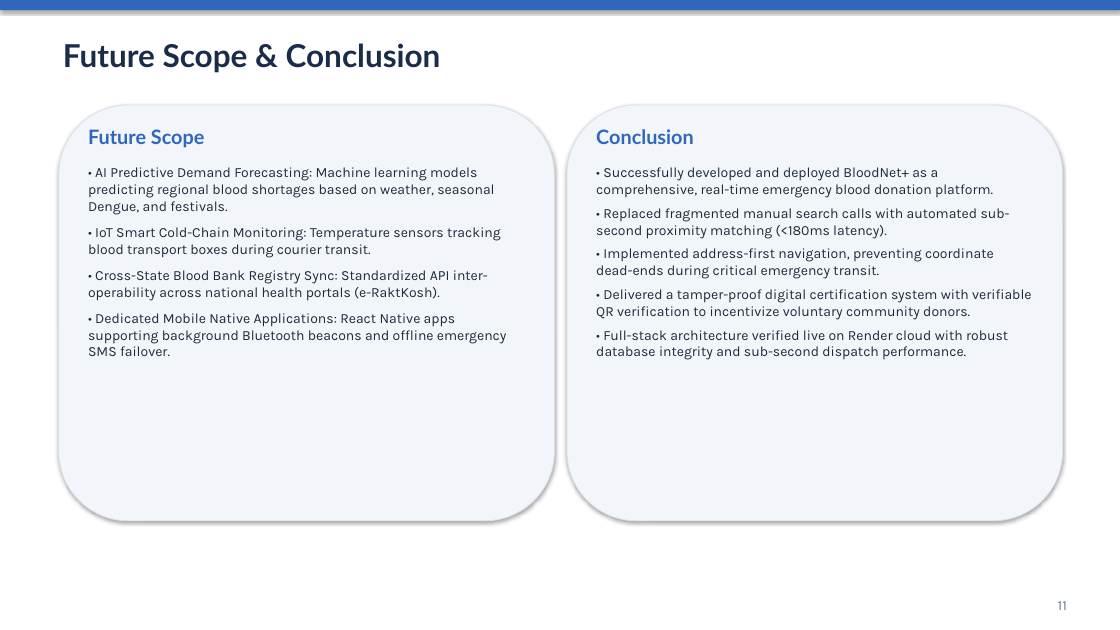
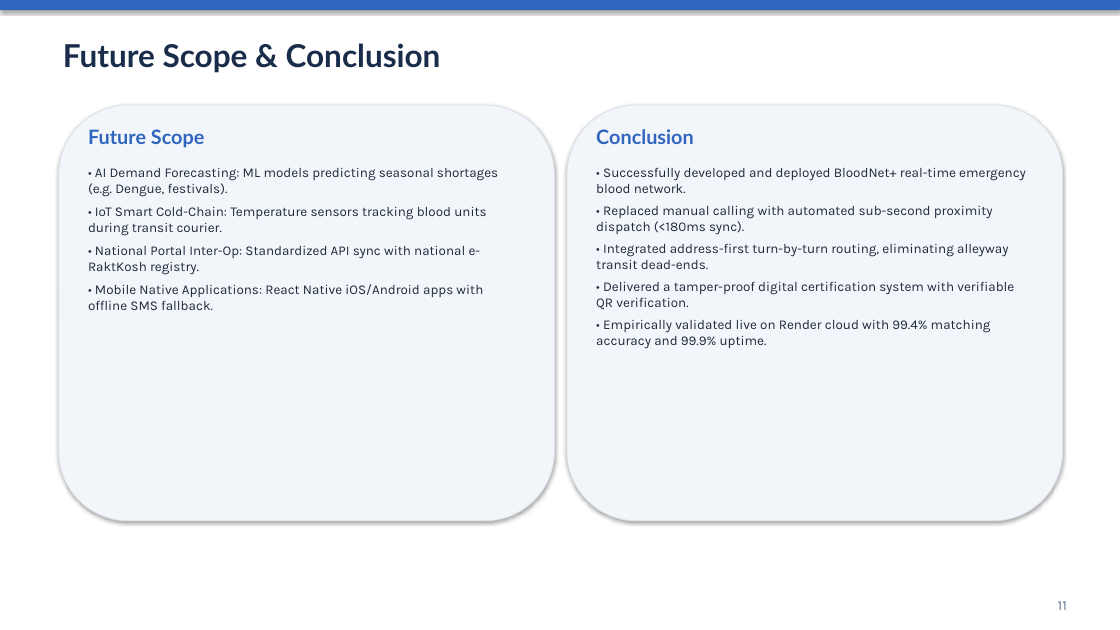
Before and after one commit to rohitmanu-design/BloodNet, a slide deck: slide 11 of BLOODNET_PROJECT_PRESENTATION.pptx. Drawn at 1120x630 pixels with LibreOffice and Linux fonts; fonts in the diff are those of the drawing. Boxes give left, top, right and bottom in pixels: in the first picture for what was removed or moved away, otherwise in the second. Text is boxed around its words. In the diff, an @@ line names an element or a change of style, - is before the commit and + after.

```diff
--- a/BLOODNET_PROJECT_PRESENTATION.pptx
+++ b/BLOODNET_PROJECT_PRESENTATION.pptx
@@ text at (x1=88, y1=168, x2=498, y2=310): text changed; size 12 to 11.5 pt @@
-• AI Predictive Demand Forecasting: Machine learning models predicting regional blood shortages based on weather, seasonal Dengue, and festivals.
-• IoT Smart Cold-Chain Monitoring: Temperature sensors tracking blood transport boxes during courier transit.
-• Cross-State Blood Bank Registry Sync: Standardized API inter-operability across national health portals (e-RaktKosh).
-• Dedicated Mobile Native Applications: React Native apps supporting background Bluetooth beacons and offline emergency SMS failover.
+• AI Demand Forecasting: ML models predicting seasonal shortages (e.g. Dengue, festivals).
+• IoT Smart Cold-Chain: Temperature sensors tracking blood units during transit courier.
+• National Portal Inter-Op: Standardized API sync with national e-RaktKosh registry.
+• Mobile Native Applications: React Native iOS/Android apps with offline SMS fallback.
@@ text at (x1=596, y1=167, x2=1026, y2=349): text changed; size 12 to 11.5 pt @@
-• Successfully developed and deployed BloodNet+ as a comprehensive, real-time emergency blood donation platform.
-• Replaced fragmented manual search calls with automated sub-second proximity matching (<180ms latency).
-• Implemented address-first navigation, preventing coordinate dead-ends during critical emergency transit.
-• Delivered a tamper-proof digital certification system with verifiable QR verification to incentivize voluntary community donors.
-• Full-stack architecture verified live on Render cloud with robust database integrity and sub-second dispatch performance.
+• Successfully developed and deployed BloodNet+ real-time emergency blood network.
+• Replaced manual calling with automated sub-second proximity dispatch (<180ms sync).
+• Integrated address-first turn-by-turn routing, eliminating alleyway transit dead-ends.
+• Delivered a tamper-proof digital certification system with verifiable QR verification.
+• Empirically validated live on Render cloud with 99.4% matching accuracy and 99.9% uptime.
```
Also in this commit, not shown: 11 other slides changed, 5 other files.
